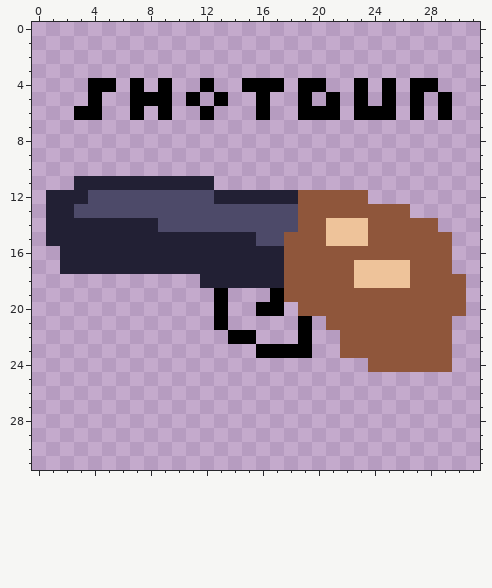
Edited in one commit: pixel-art sprite (Sprites/ritualshotgun.png). The picture above was drawn from the file before the commit.
The file is 32x32 pixels.
New version:
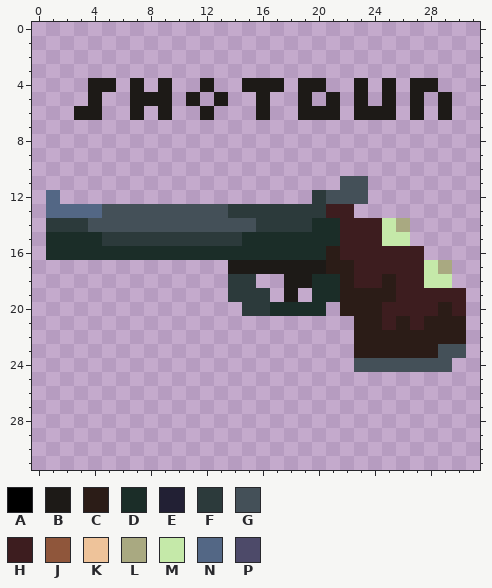
Palette (. is transparent): A #000000  B #1d1a17  C #2b1c17  D #1b2d28  E #222034  F #2c3a3b  G #445058  H #3d1d1f  J #8f563b  K #eec39a  L #a9a981  M #c5e9a9  N #536785  P #4d4a69
Changes in this commit:
Changed rows in their new state; - is an unchanged pixel.
first column x 3:
 4 -BB-B-B--B--BBB-BB--B-B-BB-
 5 -B--BBB-B-B--B--B-B-B-B-B-B
 6 BB--B-B--B---B--BBB-BBB-B-B
first column x 1:
11 --..........---------GG-------
12 N..................FGGG-------
13 NNNNGGGGGGGGGFFFFFFFHH....----
14 FFFGGGGGGGGGGGGFFFFDDHHHML..--
15 DDDDFFFFFFFFFFDDDDDDDHHHMM...-
16 DDDDDDDDDDDDDDDDDDDDCHHHHHH..-
17 -............BBBBBBBCCHHHHHML-
18 -----------..FF..BBDDCHHCHHMM.
19 ------------.FFF.B.DDCCCCHHHHH
20 ------------.-FFDDDD.CCCHHHHCH
21 ------------.-----.-..CCHCHCCC
22 -------------..---.--.CCCCCCCC
23 ---------------....--.CCCCCCGG
24 ----------------------GGGGGGG-
Boxes around the changes in both pictures, in picture pixels (x1, y1, x2, y2):
changed: (46, 78, 466, 372)
